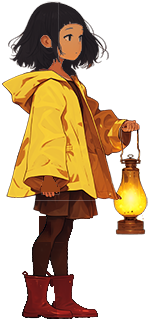
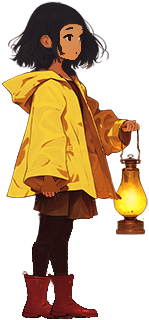
Comparing the layer stacks of the two 149 x 320 images. Changes:
painted on "Lantern" over [109, 126, 139, 201]
painted on "Hand_R" over [122, 122, 132, 130]
painted on "Arm_Lower_R" over [100, 113, 132, 152]
painted on "Arm_Upper_R" over [81, 85, 103, 152]
painted on "Hair_Front" over [58, 5, 91, 78]
painted on "Head" over [34, 22, 84, 74]
painted on "Coat_Body" over [24, 67, 103, 158]
painted on "Coat_Hem" over [24, 151, 120, 201]
painted on "Dress" over [36, 192, 93, 244]
painted on "Boot_R" over [48, 277, 86, 320]
painted on "Leg_Lower_R" over [49, 217, 69, 275]
painted on "Leg_Upper_R" over [47, 217, 72, 250]
painted on "Boot_L" over [22, 271, 78, 319]
painted on "Leg_Lower_L" over [22, 241, 54, 279]
painted on "Leg_Upper_L" over [31, 211, 57, 251]
painted on "Hand_L" over [41, 178, 58, 195]
painted on "Hair_Back" over [34, 5, 59, 75]
